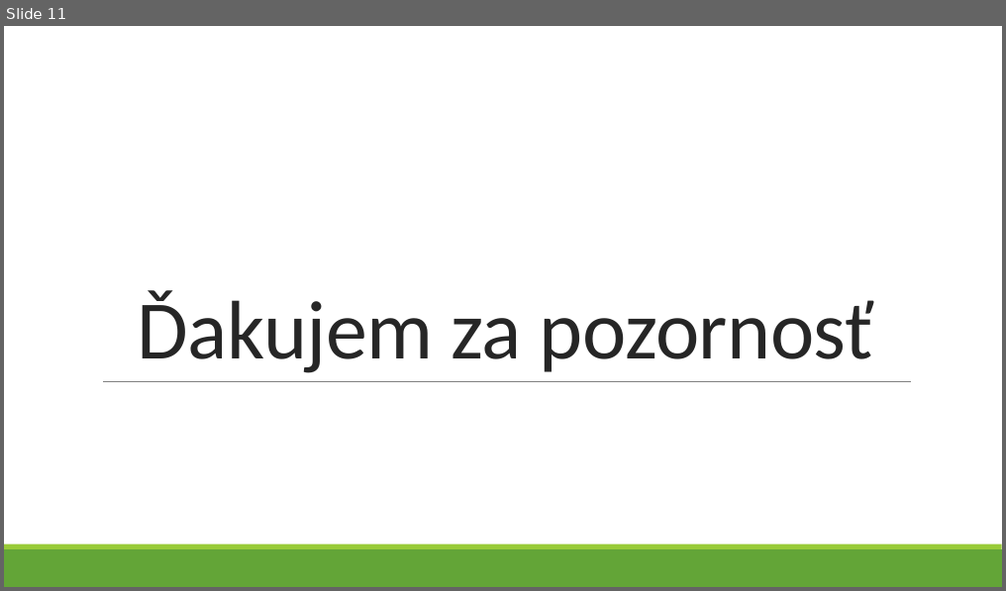
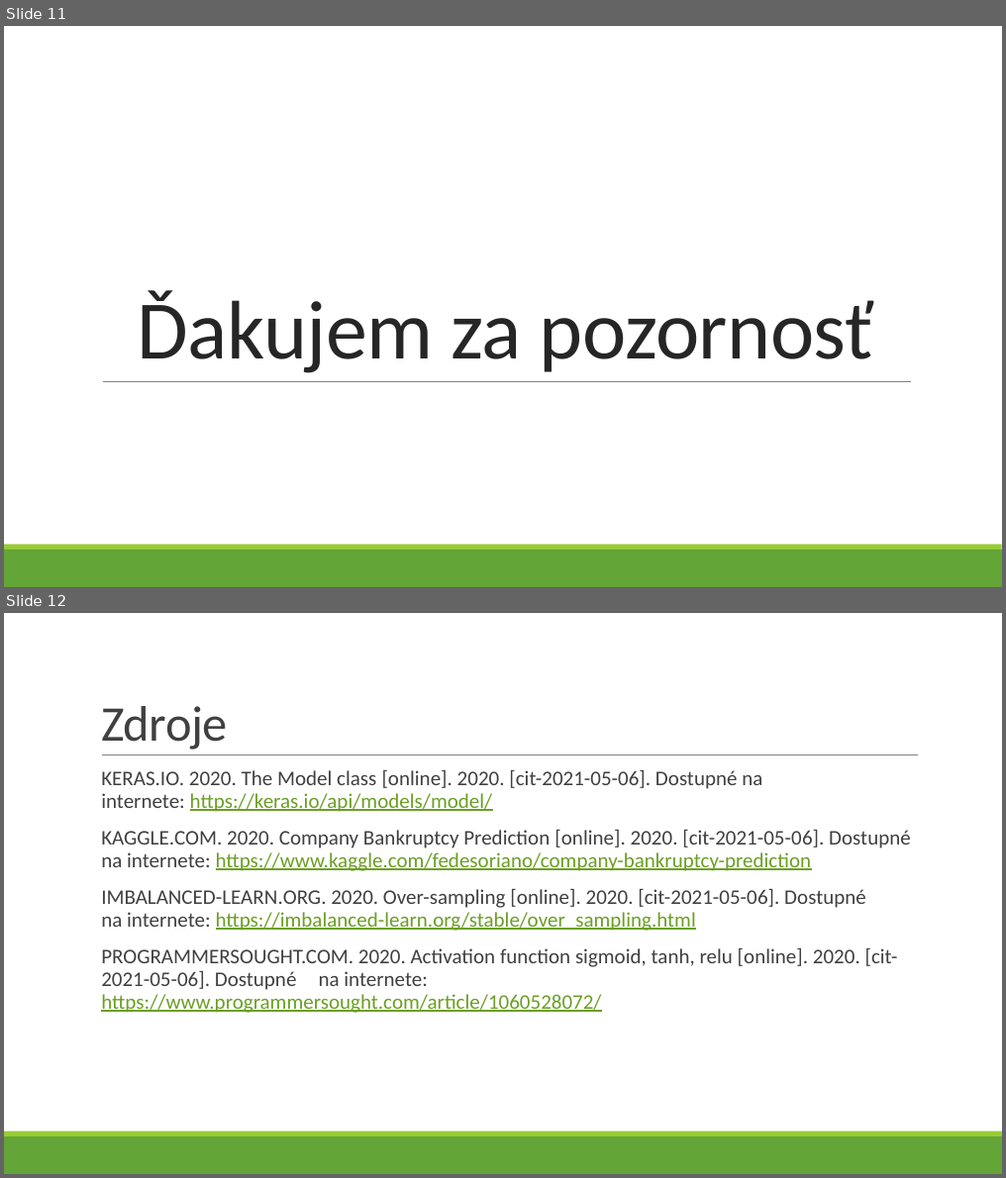
Before and after one commit to Jrajtar/Rajtar_NS2021, a slide deck: Predikcia_bankrotu.pptx. Shown one above the other, each under a label of ours: slide 11 before the commit, slides 11 and 12 after it. The pictures are 1006x591 and 1006x1178 pixels, drawn with LibreOffice and Linux fonts; fonts in the diff are those of the drawing. Boxes give left, top, right and bottom in pixels: in the first picture for what was removed or moved away, otherwise in the second. Text is boxed around its words. In the diff, an @@ line names an element or a change of style, - is before the commit and + after.

Commit message:
Added resources into presentation

```diff
--- a/Predikcia_bankrotu.pptx
+++ b/Predikcia_bankrotu.pptx
@@ slide 12 added at bbox=[4, 613, 1002, 1174], background #FFFFFF; not listed: 2 template elements that a slide beside it also shows @@
@@ title added at bbox=[101, 706, 227, 750], 48 pt, text #404040 @@
+Zdroje
@@ line added from (102, 756) to (918, 756), #808080 0.5 pt @@
@@ text added at bbox=[101, 770, 911, 1013], 20 pt, text #404040 @@
+  KERAS.IO. 2020. The Model class [online]. 2020. [cit-2021-05-06]. Dostupné na internete: https://keras.io/api/models/model/
+  KAGGLE.COM. 2020. Company Bankruptcy Prediction [online]. 2020. [cit-2021-05-06]. Dostupné na internete: https://www.kaggle.com/fedesoriano/company-bankruptcy-prediction
+  IMBALANCED-LEARN.ORG. 2020. Over-sampling [online]. 2020. [cit-2021-05-06]. Dostupné na internete: https://imbalanced-learn.org/stable/over_sampling.html
+  PROGRAMMERSOUGHT.COM. 2020. Activation function sigmoid, tanh, relu [online]. 2020. [cit- 2021-05-06]. Dostupné na internete: https://www.programmersought.com/article/1060528072/
```
